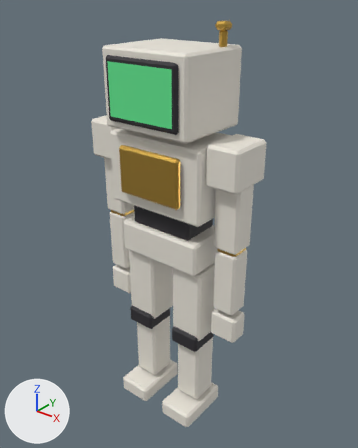
Two versions of the glTF model public/models/atrium/robot.glb, one commit apart.
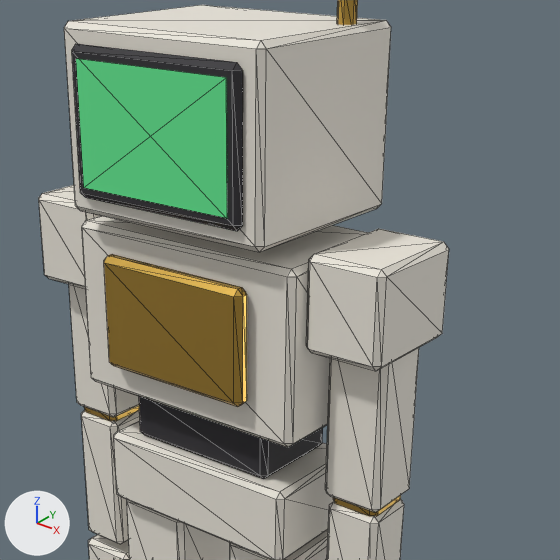
Each version is shown whole from a 50 mm lens placed at (1.222, -1.487, 1.874), pointed at (0.007, 0.031, 0.932), then close up on the part from 21% to 88% of the width and 8% to 61% of the height. Lighting does not change. The marker at lower left points along +X, +Y and +Z. The last two pictures show the newer version. The close-ups show mesh edges as thin lines. Vertices at exactly the same position are counted once.

Script lines for the objects in view, before the commit:
```python
me_visitor = bpy.data.meshes.new('visitor')
me_visitor.from_pydata(...)  # 644 vertices, 1174 faces; spans x -0.37..0.37, y -0.19..0.17, z 0.0..1.75
# faces by material slot: [748, 204, 220, 2]
me_visitor.materials.append(mat_visitor_stone)  # white #ece7dc
me_visitor.materials.append(mat_visitor_dark)  # dark grey #2d2b30
me_visitor.materials.append(mat_visitor_brass)  # orange #c9a24a
me_visitor.materials.append(mat_visitor_screen)  # black #13201c, glowing green #48b26d
ob_visitor = bpy.data.objects.new('visitor', me_visitor)
ob_visitor.location = (0.0, 0.0, 0.0)
```
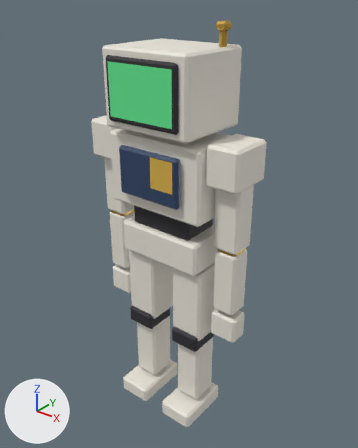
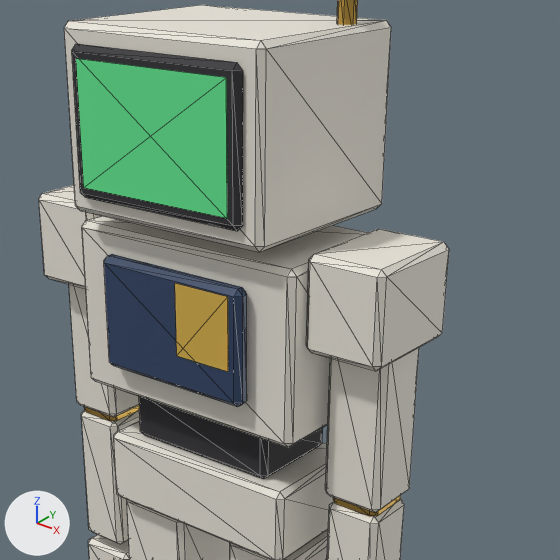
Changed parts and their boxes [x1, y1, x2, y2] in the close-ups (560 x 560 px):
part 1 of me_visitor, added (yellow): after [175, 283, 228, 372]
part 2 of me_visitor, recoloured (orange to dark blue): [104, 254, 247, 407] in both

Patch to the scene script:
```diff
--- a/public/models/atrium/robot.glb.py
+++ b/public/models/atrium/robot.glb.py
@@ mat_visitor_plate @@
+mat_visitor_plate = principled_material('visitor_plate')
+mat_visitor_plate.base_color = (0.0284, 0.0578, 0.133)  # dark blue #2f4466
+mat_visitor_plate.roughness = 0.45
@@ mat_visitor_badge @@
+mat_visitor_badge = principled_material('visitor_badge')
+mat_visitor_badge.base_color = (0.694, 0.445, 0.0685)  # yellow #d9b24a
@@ me_visitor @@
 # used by ob_visitor; location = (0.0, 0.0, 0.0)
 # verts and faces of me_visitor; kept vertices keep their numbers, new ones are numbered from 644
-me_visitor.from_pydata(...)  # 644 vertices, 1174 faces; spans x -0.37..0.37, y -0.19..0.17, z 0.0..1.75
+me_visitor.from_pydata(...)  # 648 vertices, 1176 faces; spans x -0.37..0.37, y -0.19..0.17, z 0.0..1.75
+# me_visitor part 1
+verts[644] = (0.02, -0.16, 1.16)  # pixel (176, 355)
+verts[645] = (0.13, -0.16, 1.16)  # pixel (228, 371)
+verts[646] = (0.13, -0.16, 1.29)  # pixel (227, 296)
+verts[647] = (0.02, -0.16, 1.29)  # pixel (174, 283)
+faces += [(644, 645, 646), (644, 646, 647)]  # mat_visitor_badge (yellow #d9b24a)
+# me_visitor part 2: 44 faces spanning x -0.15..0.15, y -0.16..-0.13, z 1.1..1.3 switch from mat_visitor_brass (orange #c9a24a) to mat_visitor_plate (dark blue #2f4466)
 me_visitor.materials.append(mat_visitor_stone)
@@ me_visitor @@
 me_visitor.materials.append(mat_visitor_screen)
+me_visitor.materials.append(mat_visitor_badge)  # yellow #d9b24a
```
